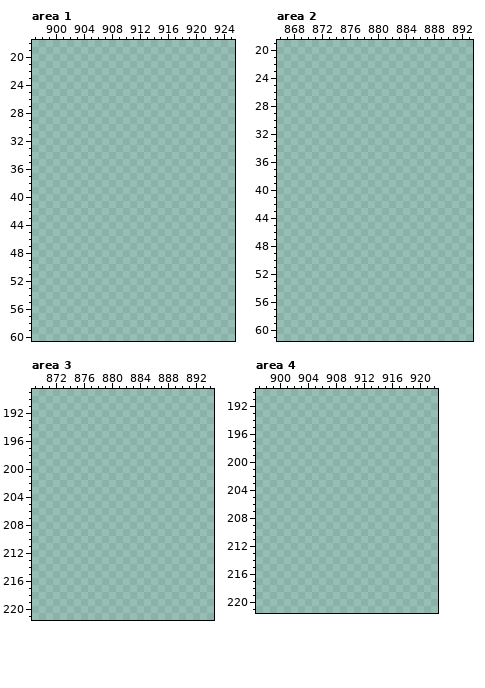
Pixel-art file, stored at godot/res/characters/characters.aseprite. Above: the version before the commit.
960x480 pixels, 1 frame. Colours within 5 levels of each other are drawn and written as one. Shown: area 1: x 897..925, y 18..60; area 2: x 866..893, y 19..61; area 3: x 869..894, y 189..221; area 4: x 897..922, y 190..221. The commit also changed other parts of the picture, which this record leaves out.
And afterwards:
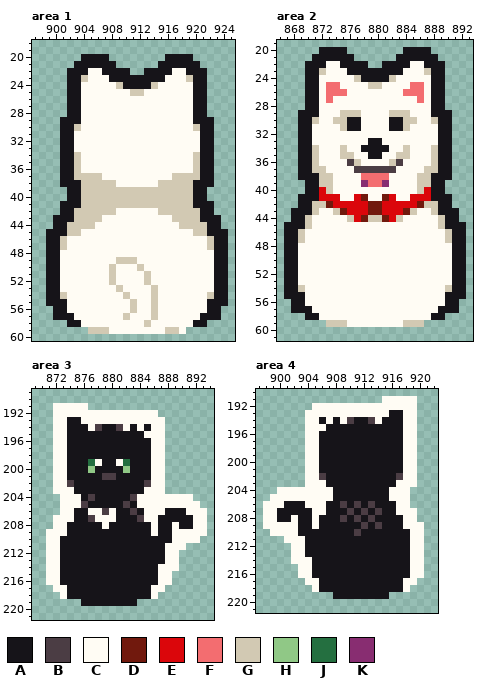
Palette (. is transparent): A #161419  B #4b3d44  C #fffcf4  D #71190d  E #db060b  F #f36d70  G #d2c9b3  H #90c886  J #246f40  K #882d71
Change:
Changed rows in their new state; - is an unchanged pixel.
Area 1, layers "Outlines", "Main":
first column x 899:
20 -----AAAA--------AAAA-----
21 ----AAAAAA------AAAAAA----
22 ---AAACCAAAA--AAAACCAAA---
23 ---AAGCCCAAAAAAAACCCGAA---
24 ---AACCCCCGAAAAGCCCCCAA---
25 ---AACCCCCCCGGCCCCCCCAA---
26 ---AACCCCCCCCCCCCCCCCAA---
27 ---AACCCCCCCCCCCCCCCCAA---
28 ---AACCCCCCCCCCCCCCCCAA---
29 --AAACCCCCCCCCCCCCCCCAAA--
30 --AAGCCCCCCCCCCCCCCCCGAA--
31 --AACCCCCCCCCCCCCCCCCCAA--
32 --AACCCCCCCCCCCCCCCCCCAA--
33 --AACCCCCCCCCCCCCCCCCCAA--
34 --AAGCCCCCCCCCCCCCCCCGAA--
35 --AAGCCCCCCCCCCCCCCCCGAA--
36 --AAGCCCCCCCCCCCCCCCCGAA--
37 --AAGGGGCCCCCCCCCCGGGGAA--
38 --AAAGGGGGCCCCCCGGGGGAAA--
39 ---AAGGGGGGGGGGGGGGGGAA---
40 ---AAGGGGGGGGGGGGGGGGAA---
41 --AAAGGGGGGGGGGGGGGGGAAA--
42 --AAGGGGGGCCCCCCGGGGGGAA--
43 -AAAGGGGCCCCCCCCCCGGGGAAA-
44 -AAGGGGCCCCCCCCCCCCGGGGAA-
45 AAAGGCCCCCCCCCCCCCCCCGGAAA
46 AAGCCCCCCCCCCCCCCCCCCCCGAA
47 AAGCCCCCCCCCCCCCCCCCCCCGAA
48 AACCCCCCCCCCCCCCCCCCCCCCAA
49 AACCCCCCCCGGGCCCCCCCCCCCAA
50 AACCCCCCCGCCCGCCCCCCCCCCAA
51 AACCCCCCCGCCCCGCCCCCCCCCAA
52 AACCCCCCCGCCCCGCCCCCCCCCAA
53 AACCCCCCCCGCCCCGCCCCCCCCAA
54 AAGCCCCCCCCGCCCGCCCCCCCGAA
55 AAACCCCCCCCCGCCGCCCCCCCAAA
56 -AACCCCCCCCCGCCGCCCCCCCAA-
57 -AAACCCCCCCGCCCGCCCCCCAAA-
58 ---AACCCCCCCCCGCCCCCCAA---
59 ------GGGCCCCCCCCGGC------
Area 2, layers "Outlines", "Main":
first column x 867:
20 -----AAAA--------AAAA-----
21 ----AAAAAA------AAAAAA----
22 ---AAACCAAAA--AAAACCAAA---
23 ---AAGCCCAAAAAAAACCCGAA---
24 ---AACCCCCGAAAAGCCCCCAA---
25 ---AACFFCCCCGGCCCCFFCAA---
26 ---AACFFFCCCCCCCCFFFCAA---
27 ---AACFCCCCCCCCCCCCFCAA---
28 ---AACCCCCCCCCCCCCCCCAA---
29 --AAACCCGGGCCCCGGGCCCAAA--
30 --AAGCCGGAACCCCAAGGCCGAA--
31 --AACCCCGAACCCCAAGCCCCAA--
32 --AACCCCCCCCCCCCCCCCCCAA--
33 --AACCCCCCCCAACCCCCCCCAA--
34 --AAGCCCGCCAAAACCGCCCGAA--
35 --AAGCCCGGCCAACCGGCCCGAA--
36 --AAGCCCCBGCCCCGBCCCCGAA--
37 --AAGGCCCCBBBBBBCCCCGGAA--
38 --AAAGGCCCCFFFFCCCCGGAAA--
39 ---AAGGCCCCKFFKCCCCGGAA---
40 ---AAEGCCCCCCCCCCCCGEAA---
41 --AAAEEECCEDCCDECCEEEAAA--
42 --AAGGDEEEEEDDEEEEEDGGAA--
43 -AAAGCCGDEEEDDEEEDGCCGAAA-
44 -AAGCCCCCGEDGGDEGCCCCCGAA-
45 AAAGCCCCCCCCCCCCCCCCCCGAAA
46 AAGCCCCCCCCCCCCCCCCCCCCGAA
47 AAGCCCCCCCCCCCCCCCCCCCCGAA
48 AACCCCCCCCCCCCCCCCCCCCCCAA
49 AACCCCCCCCCCCCCCCCCCCCCCAA
50 AACCCCCCCCCCCCCCCCCCCCCCAA
51 AACCCCCCCCCCCCCCCCCCCCCCAA
52 AACCCCCCCCCCCCCCCCCCCCCCAA
53 AACCCCCCCCCCCCCCCCCCCCCCAA
54 AAGCCCCCCCCCCCCCCCCCCCCGAA
55 AAACCCCCCCCCCCCCCCCCCCCAAA
56 -AACCCCCCCCCCCCCCCCCCCCAA-
57 -AAACCCCCCCCCCCCCCCCCCAAA-
58 ---AACCCCCCCCCCCCCCCCAA---
59 ------GGGCCCCCCCCGGG------
Area 3, layers "Outlines", "Main":
first column x 871:
191 -CCCCC-----------------
192 -CCCCCCCCCCCCCCC-------
193 -CCAACCCCCCCCCCCC------
194 -CCAAACBAABCACACC------
195 -CCAAAAAAAAAAACCC------
196 -CCAAAAAAAAAAAACC------
197 -CCAAAAAAAAAAAACC------
198 -CCAAAAAAAAAAAACC------
199 -CCAAAJCAACJAAACC------
200 -CCAAAHAAAAHAAACC------
201 -CCAAAAABBAAAAACC------
202 -CCBAAAAAAAAAABCC------
203 -CCCAAAAAAAAAACCC------
204 --CCCABAAAAABCCCCCCCC--
205 --CCCBAAAAABACCCCCCCCC-
206 --CCAACCBCAABACCCAAACCC
207 -CCCAABCCCAAABCCAAAAACC
208 -CCAAAAACAAAAAACAACAACC
209 CCCAAAAAAAAAAAACAACCCCC
210 CCAAAAAAAAAAAAAAAACCCC-
211 CCAAAAAAAAAAAAAAACCC---
212 CCAAAAAAAAAAAAAAACC----
213 CCAAAAAAAAAAAAAAACC----
214 CCAAAAAAAAAAAAAACCC----
215 CCAAAAAAAAAAAAAACC-----
216 CCAAAAAAAAAAAAAACC-----
217 -CCAAAAAAAAAAAACC------
218 --CAAAAAAAAAAAAC-------
219 -----AAAAAAAA----------
Area 4, layers "Outlines", "Main":
first column x 898:
191 -----------------CCCCC-
192 -------CCCCCCCCCCCCCCC-
193 ------CCCCCCCCCCCCAACC-
194 ------CCACACBAABCAAACC-
195 ------CCCAAAAAAAAAAACC-
196 ------CCAAAAAAAAAAAACC-
197 ------CCAAAAAAAAAAAACC-
198 ------CCAAAAAAAAAAAACC-
199 ------CCAAAAAAAAAAAACC-
200 ------CCAAAAAAAAAAAACC-
201 ------CCAAAAAAAAAAAACC-
202 ------CCBAAAAAAAAAABCC-
203 ------CCCAAAAAAAAAACCC-
204 --CCCCCCCCAAAAAAAACCC--
205 -CCCCCCCCCAAAAAAAACCC--
206 CCCAAACCCAABABABAAACC--
207 CCAAAAACCAAABABABAACCC-
208 CCAACAACAAABABABAAAACC-
209 CCCCCAACAAAAAABABAAACCC
210 -CCCCAAAAAAAABAAAAAAACC
211 ---CCCAAAAAAAAAAAAAAACC
212 ----CCAAAAAAAAAAAAAAACC
213 ----CCAAAAAAAAAAAAAAACC
214 ----CCCAAAAAAAAAAAAAACC
215 -----CCAAAAAAAAAAAAAACC
216 -----CCAAAAAAAAAAAAAACC
217 ------CCAAAAAAAAAAAACC-
218 -------CAAAAAAAAAAAAC--
219 ----------AAAAAAAA-----
